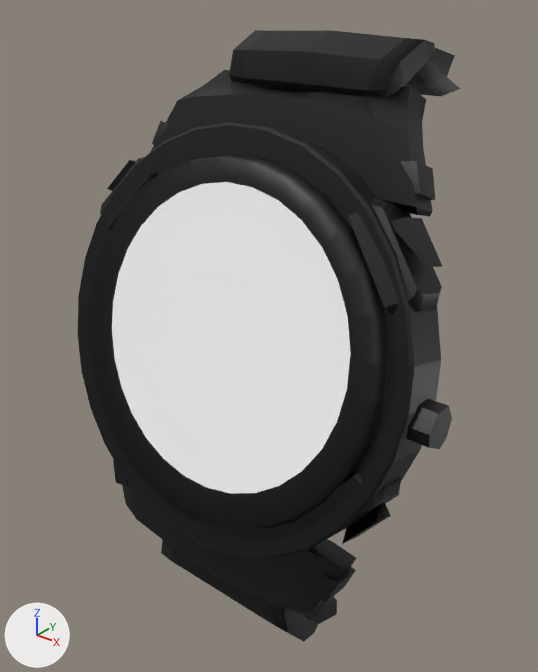
The FBX model Assets/Obstacles/Watch/Watch.fbx: old version first, new version second.
Rendered twice from a 50 mm lens placed at (0.4553, -0.0922, 0.1016), pointed at (0.3924, -0.0135, 0.0528). Every picture has the same lights, and +X, +Y and +Z are marked at lower left. The first picture is the older version. Where no turn or scale is listed for an object, it has been applied to the vertices.

Script lines for the objects in view, before the commit:
```python
me_mesh = bpy.data.meshes.new('Mesh')
me_mesh.from_pydata(...)  # 598 vertices, 524 faces; spans x -0.0298..0.0298, y -0.0237..0.0237, z -0.044..0.044
# faces by material slot: [523, 1]
me_mesh.materials.append(mat_lambert5)  # black #000000
me_mesh.materials.append(mat_lambert4)  # its picture is missing
ob_pasted__polysurface43 = bpy.data.objects.new('pasted__polySurface43', me_mesh)
ob_pasted__polysurface43.location = (0.3961, -0.0117, 0.0509)
```
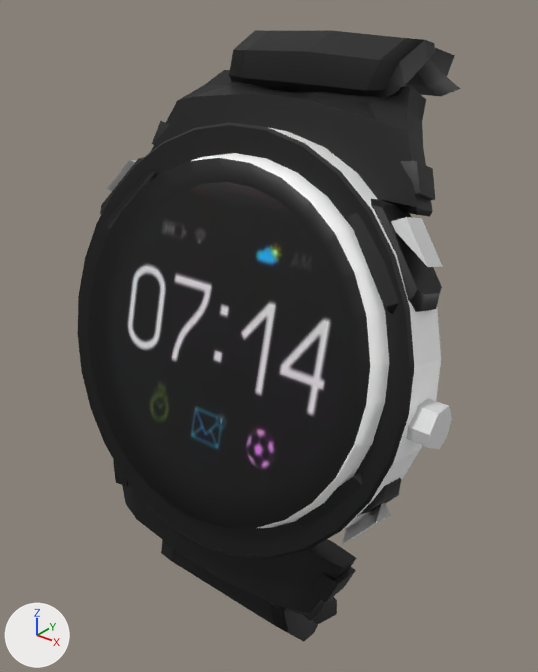
Where the newer file only moved an object's origin or applied its transform, the numbers keep the older frame.

Pixel boxes (x1, y1, x2, y2) of what changed, in the pictures (538 x 672 px):
'pasted__polySurface43', recoloured, surface changed
    both: (107, 124, 452, 556)
part 1 of me_mesh, recoloured
    both: (192, 127, 441, 530)
part 2 of me_mesh, recoloured (lighter)
    both: (406, 398, 452, 449)
part 3 of me_mesh, recoloured (black to light grey)
    both: (107, 160, 136, 191)
part 4 of me_mesh, recoloured (black to light grey)
    both: (342, 503, 391, 544)
part 5 of me_mesh, recoloured (black to light grey)
    both: (391, 217, 442, 267)
part 6 of me_mesh, recoloured (white to black)
    both: (112, 182, 351, 493)
part 7 of me_mesh, surface changed (white to black)
    both: (108, 158, 370, 528)

The change in detail:
Picture 'Screenshot 2024-05-29 130304.png' (img_screenshot_2024_05_29_130304_png) is new.
Material 'pasted__lambert67' (mat_pasted__lambert67) is new.
Its texture is img_screenshot_2024_05_29_130304_png (with its transparency).
Material 'pasted__lambert66' (mat_pasted__lambert66) is new.
Its base color is (0.682, 0.682, 0.682) (light grey #d7d7d7).
me_mesh has 598 vertices, 524 faces and spans x -0.0298..0.0298, y -0.0237..0.0237, z -0.044..0.044.
me_mesh is used by ob_pasted__polysurface43; location (0.3961, -0.0117, 0.0509).
me_mesh part 1: 60 of the faces centred in x -0.0295..0.027, y -0.0224..-0.0051, z -0.0216..0.0332 switch from mat_lambert5 (black #000000) to mat_lambert4 (its picture is missing).
me_mesh part 2: 9 of the faces centred in x 0.0251..0.0298, y -0.0153..-0.0102, z 0.002..0.007 switch from mat_lambert5 (black #000000) to mat_pasted__lambert66 (light grey #d7d7d7).
me_mesh part 3: 5 of the faces centred in x -0.0272..-0.0233, y -0.008..-0.0062, z 0.0211..0.0258 switch from mat_lambert5 (black #000000) to mat_pasted__lambert66 (light grey #d7d7d7).
me_mesh part 4: 5 of the faces centred in x 0.021..0.0249, y -0.0167..-0.0147, z -0.0128..-0.008 switch from mat_lambert5 (black #000000) to mat_pasted__lambert66 (light grey #d7d7d7).
me_mesh part 5: 5 of the faces centred in x 0.0203..0.0233, y -0.0094..-0.0059, z 0.0235..0.0258 switch from mat_lambert5 (black #000000) to mat_pasted__lambert66 (light grey #d7d7d7).
me_mesh part 6: all 1 face that had it switch from mat_lambert4 (its picture is missing) to mat_pasted__lambert67 (picture img_screenshot_2024_05_29_130304_png).
me_mesh part 7: texture (UV) coordinates of 31 of 524 faces, centred in x -0.0233..0.0208, y -0.0224..-0.011, z -0.0141..0.0286, changed; they spanned u 0.26..0.61, v 0.22..0.89 and now span u 0.16..0.74, v 0.29..0.87.
